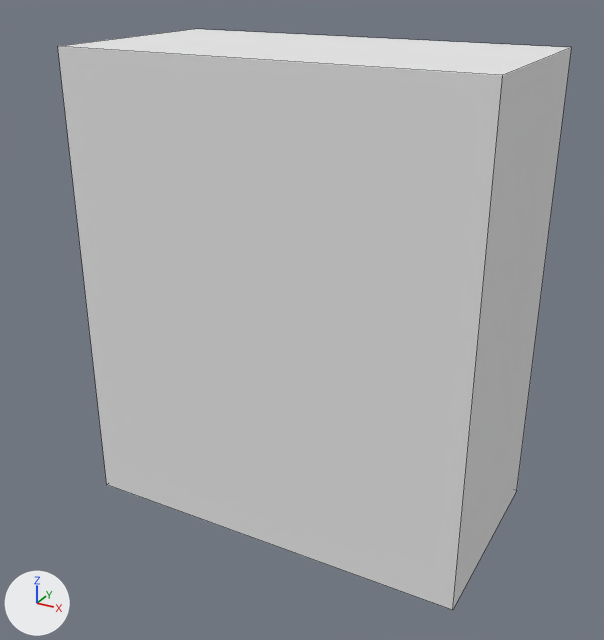
A saved change to the Blender file Blender 3D - Modelagem inorgânica/02_blender/prop_tv_01.blend.
Both versions are drawn from a camera (50 mm lens) standing at (4.26, -7.97, 6.75) and looking at (-0.06, -0.11, 2.82). The axes (+X, +Y, +Z) are drawn at lower left. The lights are the same throughout. Mesh edges are drawn as thin lines.
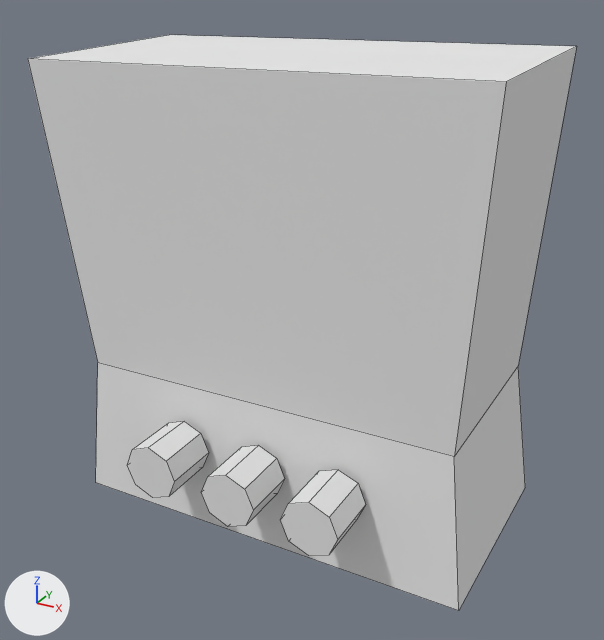
Location of each change, [x1, y1, x2, y2] in pixels of the pictures (604 x 640 px):
'Cube', reshaped (7% wider)
    before: [58, 29, 571, 610]
    after: [28, 35, 576, 611]
'Cylinder.002', added
    after: [281, 470, 366, 556]
'Cylinder.001', added
    after: [201, 445, 285, 526]
'Cylinder', added
    after: [127, 421, 209, 498]

Patch to the scene script:
```diff
--- a/Blender 3D - Modelagem inorgânica/02_blender/prop_tv_01.blend.py
+++ b/Blender 3D - Modelagem inorgânica/02_blender/prop_tv_01.blend.py
@@ me_cube @@
 me_cube.from_pydata(...)  # 8 vertices, 6 faces; spans x -2.35..2.35, y -1.22..1.22, z -0.62..4.81
 # used by ob_cube; location = (0.0, 0.0, 1.04)
 # verts and faces of me_cube; kept vertices keep their numbers, new ones are numbered from 8
 # before: 0 (2.35, 1.22, -0.62) at pixel (516, 490), 1 (2.35, -1.22, -0.62) at pixel (452, 610), 2 (-2.35, -1.22, -0.62) at pixel (106, 484), 3 (-2.35, 1.22, -0.62), 4 (2.35, 1.22, 4.81) at pixel (571, 47)
 # before: 5 (2.35, -1.22, 4.81) at pixel (502, 75), 6 (-2.35, -1.22, 4.81) at pixel (57, 46), 7 (-2.35, 1.22, 4.81) at pixel (194, 28)
+# me_cube part 1
+delete_vertices([*range(0, 8)])  # with the faces that use them
+verts[8] = (2.44, 1.25, -0.56)  # pixel (525, 487)
+verts[9] = (2.44, -1.31, -0.51)  # pixel (458, 610)
+verts[10] = (-2.44, -1.31, -0.56)  # pixel (95, 482)
+verts[11] = (-2.44, 1.25, -0.6)
+verts[12] = (2.41, 1.17, 4.83)  # pixel (576, 46)
+verts[13] = (2.41, -1.3, 4.78)  # pixel (506, 81)
+verts[14] = (-2.72, -1.3, 4.68)  # pixel (27, 58)
+verts[15] = (-2.72, 1.17, 4.73)  # pixel (169, 34)
+verts[16] = (2.21, 1.09, 1.19)  # pixel (518, 365)
+verts[17] = (2.21, -1.18, 1.21)  # pixel (454, 456)
+verts[18] = (-2.31, -1.18, 1.14)  # pixel (97, 362)
+verts[19] = (-2.31, 1.09, 1.13)
+faces += [(8, 9, 10, 11), (12, 15, 14, 13), (12, 13, 17, 16), (13, 14, 18, 17), (14, 15, 19, 18), (8, 11, 19, 16)]
+faces += [(12, 16, 19, 15), (10, 18, 19, 11), (9, 17, 18, 10), (8, 16, 17, 9)]
 me_cube.materials.append(mat_material)
@@ me_cylinder_003 @@
+me_cylinder_003.from_pydata(...)  # an 8-sided cylinder along z spanning x -1.0..1.0, y -1.0..1.0, z -1.0..1.0
@@ ob_cylinder_002 @@
+ob_cylinder_002 = bpy.data.objects.new('Cylinder.002', me_cylinder_003)
+ob_cylinder_002.location = (1.02, -1.63, 1.47)
+ob_cylinder_002.rotation_euler = (1.571, 0.0, 0.0)  # degrees (90, 0, 0)
+ob_cylinder_002.scale = (0.326, 0.326, 0.326)
@@ ob_cylinder_001 @@
+ob_cylinder_001 = bpy.data.objects.new('Cylinder.001', me_cylinder_003.copy())
+ob_cylinder_001.location = (0.04, -1.63, 1.47)
+ob_cylinder_001.rotation_euler = (1.571, 0.0, 0.0)  # degrees (90, 0, 0)
+ob_cylinder_001.scale = (0.326, 0.326, 0.326)
@@ ob_cylinder @@
+ob_cylinder = bpy.data.objects.new('Cylinder', me_cylinder_003.copy())
+ob_cylinder.location = (-0.96, -1.63, 1.49)
+ob_cylinder.rotation_euler = (1.571, 0.0, 0.0)  # degrees (90, 0, 0)
+ob_cylinder.scale = (0.326, 0.326, 0.326)
```
